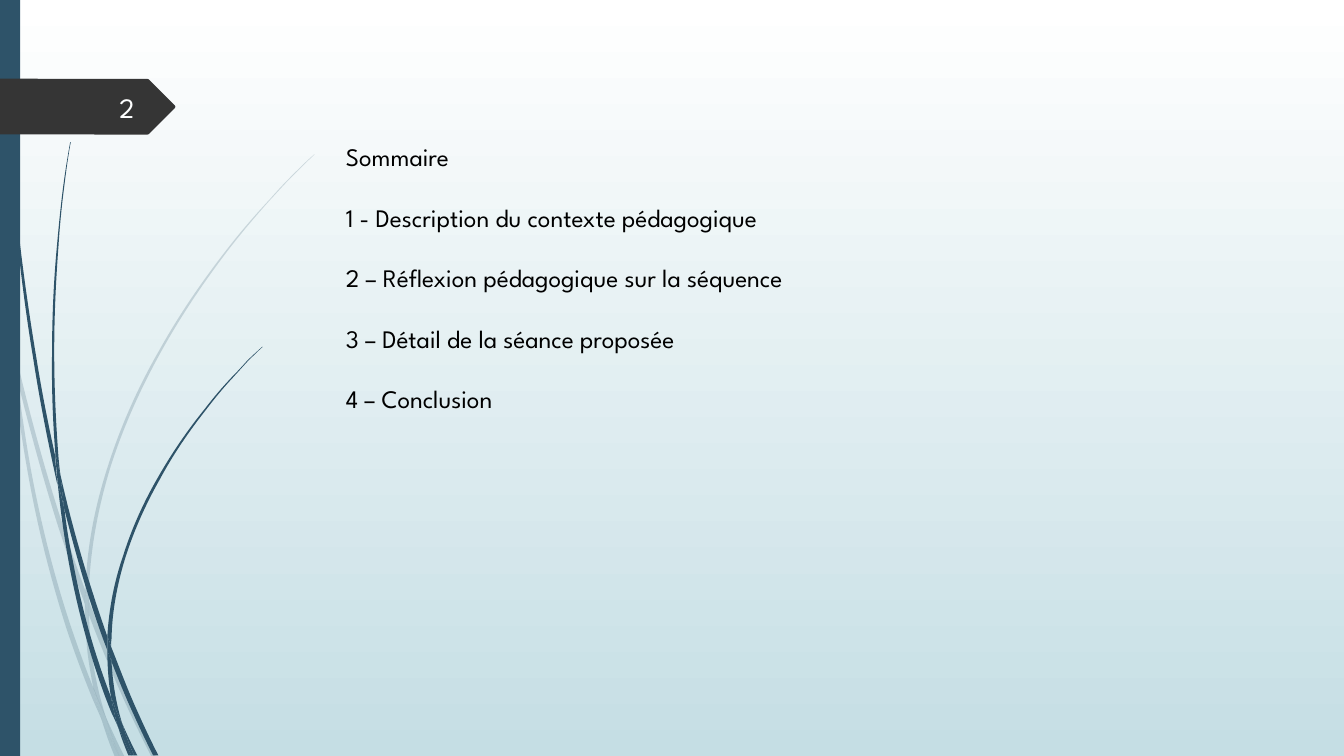
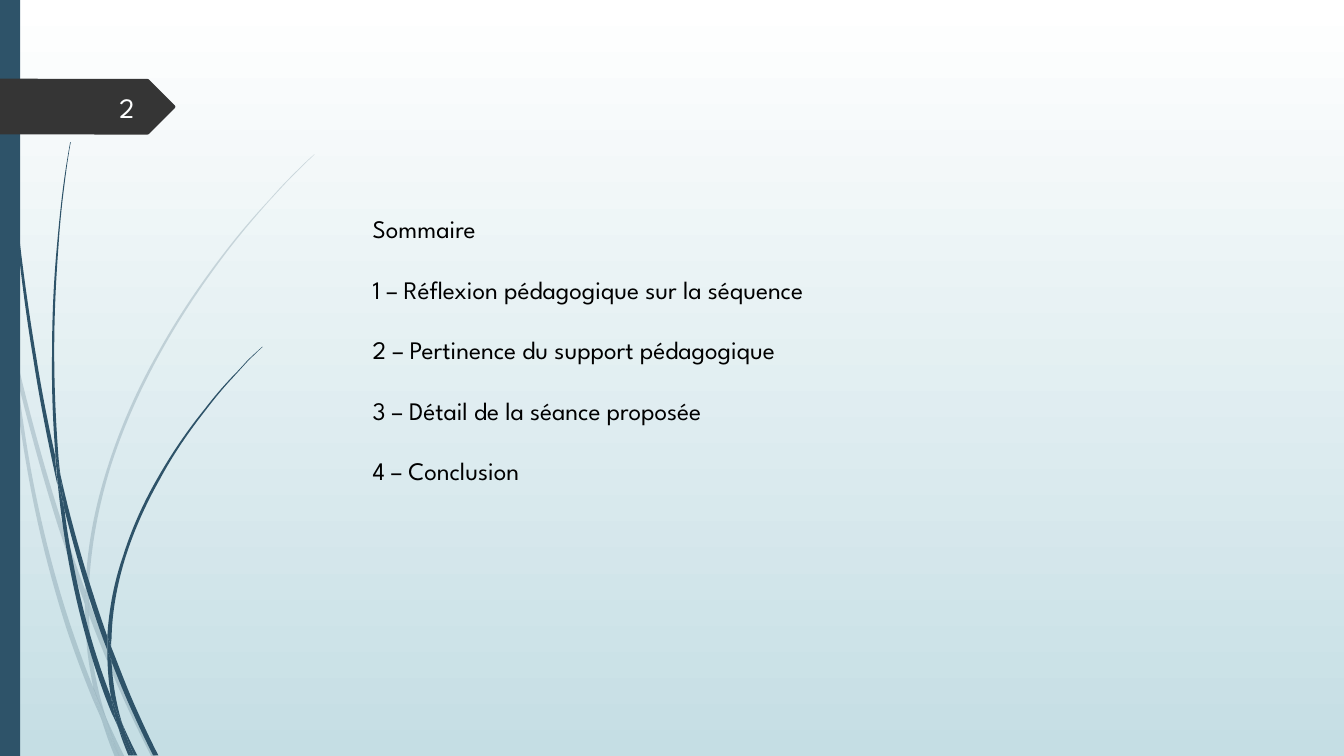
Before and after one commit to SdeuxiModeles/Modeles, a slide deck: slide 2 of NGEN.pptx. Drawn at 1344x756 pixels with LibreOffice and Linux fonts; fonts in the diff are those of the drawing. Boxes give left, top, right and bottom in pixels: in the first picture for what was removed or moved away, otherwise in the second. Text is boxed around its words. In the diff, an @@ line names an element or a change of style, - is before the commit and + after.

```diff
--- a/NGEN.pptx
+++ b/NGEN.pptx
@@ text "Sommaire" moved from (x1=346, y1=149, x2=782, y2=409) to (x1=373, y1=221, x2=803, y2=481) @@
@@ text at (x1=373, y1=281, x2=803, y2=365): text changed @@
-1 - Description du contexte pédagogique
-2 – Réflexion pédagogique sur la séquence
+1 – Réflexion pédagogique sur la séquence
+2 – Pertinence du support pédagogique
```
Also in this commit, not shown: 15 other slides changed, 1 other file.
